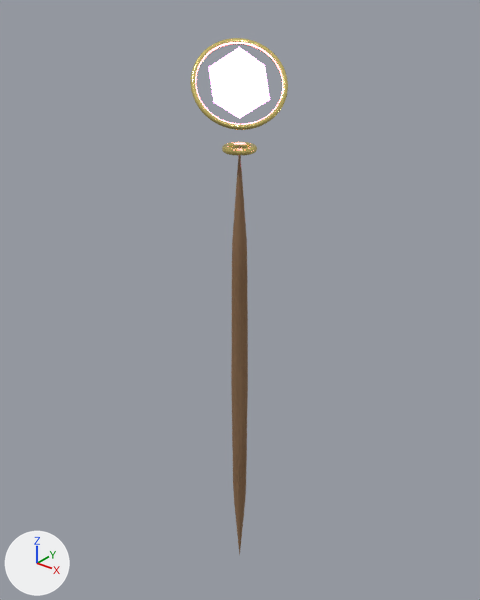
One commit to the glTF model public/assets/3d/magic_staff_crystal.glb: the scene before it, then after it.
Camera for both pictures: a 50 mm lens placed at (1.135, -1.416, 1.97), pointed at (-0.039, 0.051, 1.061). The axes (+X, +Y, +Z) are drawn at lower left. The lights are the same throughout. The older version comes first. Where no turn or scale is listed for an object, it has been applied to the vertices. Vertices at exactly the same position are counted once.

The older version as bpy lines, for what is in view:
```python
me_cylinder = bpy.data.meshes.new('Cylinder')
me_cylinder.from_pydata(...)  # 194 vertices, 384 faces; spans x -0.03..0.03, y -0.03..0.03, z -0.77..0.77
me_cylinder.materials.append(mat_staffwood)  # brown #906f50
me_icosphere = bpy.data.meshes.new('Icosphere')
me_icosphere.from_pydata(...)  # an icosphere of 20 faces spanning x -0.08..0.08, y -0.077..0.077, z -0.09..0.09
me_icosphere.materials.append(mat_crystalcore)  # purple #da7cff, glowing purple #e795ff
me_torus = bpy.data.meshes.new('Torus')
me_torus.from_pydata(...)  # a torus around z (ring radius 0.038, tube radius 0.01) spanning x -0.048..0.048, y -0.048..0.048, z -0.01..0.01
me_torus.materials.append(mat_staffgold)  # yellow #f9e589
me_torus_001 = bpy.data.meshes.new('Torus.001')
me_torus_001.from_pydata(...)  # a torus around z (ring radius 0.12, tube radius 0.008) spanning x -0.128..0.128, y -0.128..0.128, z -0.008..0.008
me_torus_001.materials.append(mat_staffgold)  # yellow #f9e589
ob_cylinder = bpy.data.objects.new('Cylinder', me_cylinder)
ob_cylinder.location = (0.0, 0.0, 0.8)
ob_icosphere = bpy.data.objects.new('Icosphere', me_icosphere)
ob_icosphere.location = (0.0, 0.0, 1.72)
ob_torus = bpy.data.objects.new('Torus', me_torus)
ob_torus.location = (0.0, 0.0, 1.55)
ob_torus_001 = bpy.data.objects.new('Torus.001', me_torus_001)
ob_torus_001.location = (0.0, 0.0, 1.72)
ob_torus_001.rotation_euler = (0.611, 0.785, 0.0)  # degrees (35, 45, 0)
```
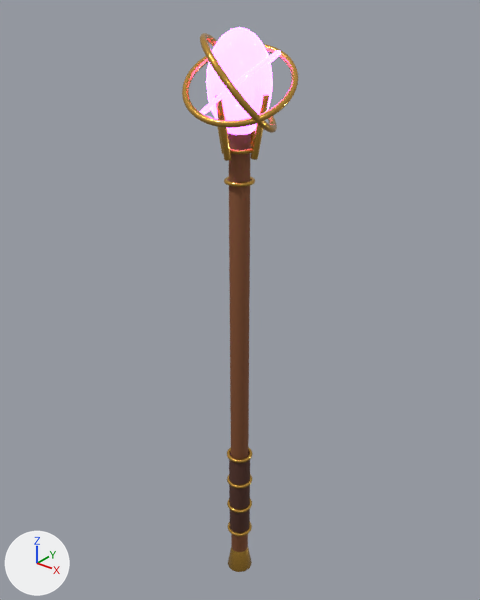
Where the change shows, as pixel boxes (x1, y1, x2, y2) in the pictures (480 x 600 px):
'Cylinder', reshaped (33% wider): before (231, 142, 248, 555); after (228, 133, 251, 552)
'Crystal_FacetedCore', added: after (206, 27, 273, 135)
'Icosphere', deleted: before (209, 47, 270, 119)
'Torus.001', reshaped, turned, recoloured: before (190, 38, 288, 130); after (200, 50, 281, 115)
'Crystal_Orbit_A', added (orange): after (182, 44, 298, 128)
'Staff_LeatherGrip', added (brown): after (229, 452, 250, 533)
'Crystal_Orbit_B', added: after (200, 33, 277, 133)
'Staff_Ferrule', added (orange): after (228, 546, 252, 572)
'Torus', deleted: before (222, 142, 257, 156)
'Crystal_Prongs_4', added: after (215, 95, 231, 161)
'Crystal_Prongs_1', added: after (251, 94, 269, 160)
'Staff_Collar_5', added: after (224, 177, 255, 187)
'Staff_Collar_4', added: after (227, 447, 253, 463)
'Staff_Collar_2', added: after (227, 499, 252, 513)
'Staff_Collar_3', added: after (227, 475, 252, 488)
'Staff_Collar_1', added: after (228, 522, 252, 536)
'Staff_Collar_6', added: after (230, 145, 253, 154)
'Crystal_Prongs_3', added (mostly hidden): after (218, 127, 223, 154)
'Crystal_Prongs_2', added (mostly hidden): after (251, 130, 255, 145)

Patch to the scene script:
```diff
--- a/public/assets/3d/magic_staff_crystal.glb.py
+++ b/public/assets/3d/magic_staff_crystal.glb.py
@@ me_cylinder @@
-me_cylinder.from_pydata(...)  # 194 vertices, 384 faces; spans x -0.03..0.03, y -0.03..0.03, z -0.77..0.77
-me_cylinder.materials.append(mat_staffwood)  # brown #906f50
+me_cylinder.from_pydata(...)  # 216 vertices, 428 faces; spans x -0.03..0.03, y -0.03..0.03, z -0.8..0.8
+# me_cylinder part 2: 194 vertices removed from x -0.03..0.03, y -0.03..0.03, z -0.77..0.77; 216 vertices added at x -0.03..0.03, y -0.03..0.03, z -0.8..0.8
+me_cylinder.materials.append(mat_staffv3_runewood)  # brown #814d2c
@@ me_torus_001 @@
 # used by ob_torus_001; location = (0.0, 0.0, 1.72); rotation_euler = (0.611, 0.785, 0.0), in degrees (35, 45, 0)
-me_torus_001.from_pydata(...)  # 576 vertices, 1152 faces; spans x -0.128..0.128, y -0.128..0.128, z -0.008..0.008
-me_torus_001.materials.append(mat_staffgold)  # yellow #f9e589
+me_torus_001.from_pydata(...)  # 384 vertices, 768 faces; spans x -0.132..0.132, y -0.132..0.132, z -0.006..0.006
+# me_torus_001 part 1: 576 vertices removed from x -0.128..0.128, y -0.128..0.128, z -0.008..0.008; 384 vertices added at x -0.132..0.132, y -0.132..0.132, z -0.006..0.006, forming a torus around z (ring radius 0.126, tube radius 0.006)
+me_torus_001.materials.append(mat_staffv3_crystalcore)  # purple #7c50e5, glowing purple #c461ff
@@ ob_icosphere @@
-ob_icosphere = bpy.data.objects.new('Icosphere', me_icosphere)
@@ ob_torus @@
-ob_torus = bpy.data.objects.new('Torus', me_torus)
@@ ob_torus_001 @@
 ob_torus_001.location = (0.0, 0.0, 1.72)
-ob_torus_001.rotation_euler = (0.611, 0.785, 0.0)  # degrees (35, 45, 0)
+ob_torus_001.rotation_euler = (0.15, -0.65, 0.2)  # degrees (8.6, -37, 11)
@@ ob_staff_leathergrip @@
+ob_staff_leathergrip = bpy.data.objects.new('Staff_LeatherGrip', me_cylinder_001)  # 216 vertices, 428 faces; spans x -0.036..0.036, y -0.036..0.036, z -0.17..0.17; in mat_staffv3_leathergrip (brown #4d2c21)
+ob_staff_leathergrip.location = (0.0, 0.0, 0.34)
@@ ob_staff_ferrule @@
+ob_staff_ferrule = bpy.data.objects.new('Staff_Ferrule', me_cone)  # 192 vertices, 380 faces; spans x -0.0445..0.0445, y -0.0445..0.0445, z -0.06..0.06; in mat_staffv3_antiquegold (orange #ddaa4b)
+ob_staff_ferrule.location = (0.0, 0.0, 0.06)
@@ ob_staff_collar_6 @@
+ob_staff_collar_6 = bpy.data.objects.new('Staff_Collar_6', me_torus_005)  # a torus around z (ring radius 0.038, tube radius 0.006) spanning x -0.044..0.044, y -0.044..0.044, z -0.006..0.006; in mat_staffv3_antiquegold (orange #ddaa4b)
+ob_staff_collar_6.location = (0.0, 0.0, 1.55)
@@ ob_staff_collar_5 @@
+ob_staff_collar_5 = bpy.data.objects.new('Staff_Collar_5', me_torus_005.copy())
+ob_staff_collar_5.location = (0.0, 0.0, 1.46)
@@ ob_staff_collar_4 @@
+ob_staff_collar_4 = bpy.data.objects.new('Staff_Collar_4', me_torus_005.copy())
+ob_staff_collar_4.location = (0.0, 0.0, 0.51)
@@ ob_staff_collar_3 @@
+ob_staff_collar_3 = bpy.data.objects.new('Staff_Collar_3', me_torus_005.copy())
+ob_staff_collar_3.location = (0.0, 0.0, 0.4)
@@ ob_staff_collar_2 @@
+ob_staff_collar_2 = bpy.data.objects.new('Staff_Collar_2', me_torus_005.copy())
+ob_staff_collar_2.location = (0.0, 0.0, 0.29)
@@ ob_staff_collar_1 @@
+ob_staff_collar_1 = bpy.data.objects.new('Staff_Collar_1', me_torus_005.copy())
+ob_staff_collar_1.location = (0.0, 0.0, 0.18)
@@ ob_crystal_prongs_4 @@
+ob_crystal_prongs_4 = bpy.data.objects.new('Crystal_Prongs_4', me_cylinder_005)  # 120 vertices, 236 faces; spans x -0.01..0.01, y -0.027..0.027, z -0.087..0.087; in mat_staffv3_antiquegold (orange #ddaa4b)
+ob_crystal_prongs_4.location = (0.0, -0.068, 1.615)
@@ ob_crystal_prongs_3 @@
+ob_crystal_prongs_3 = bpy.data.objects.new('Crystal_Prongs_3', me_cylinder_004)  # 120 vertices, 236 faces; spans x -0.027..0.027, y -0.01..0.01, z -0.087..0.087; in mat_staffv3_antiquegold (orange #ddaa4b)
+ob_crystal_prongs_3.location = (-0.068, 0.0, 1.615)
@@ ob_crystal_prongs_2 @@
+ob_crystal_prongs_2 = bpy.data.objects.new('Crystal_Prongs_2', me_cylinder_003)  # 120 vertices, 236 faces; spans x -0.01..0.01, y -0.027..0.027, z -0.087..0.087; in mat_staffv3_antiquegold (orange #ddaa4b)
+ob_crystal_prongs_2.location = (0.0, 0.068, 1.615)
@@ ob_crystal_prongs_1 @@
+ob_crystal_prongs_1 = bpy.data.objects.new('Crystal_Prongs_1', me_cylinder_002)  # 120 vertices, 236 faces; spans x -0.027..0.027, y -0.01..0.01, z -0.087..0.087; in mat_staffv3_antiquegold (orange #ddaa4b)
+ob_crystal_prongs_1.location = (0.068, 0.0, 1.615)
@@ ob_crystal_orbit_b @@
+ob_crystal_orbit_b = bpy.data.objects.new('Crystal_Orbit_B', me_torus_007)  # 480 vertices, 960 faces; spans x -0.12..0.12, y -0.139..0.139, z -0.122..0.122; in mat_staffv3_antiquegold (orange #ddaa4b)
+ob_crystal_orbit_b.location = (0.0, 0.0, 1.72)
@@ ob_crystal_orbit_a @@
+ob_crystal_orbit_a = bpy.data.objects.new('Crystal_Orbit_A', me_torus_006)  # 480 vertices, 960 faces; spans x -0.151..0.151, y -0.133..0.133, z -0.09..0.09; in mat_staffv3_antiquegold (orange #ddaa4b)
+ob_crystal_orbit_a.location = (0.0, 0.0, 1.72)
@@ ob_crystal_facetedcore @@
+ob_crystal_facetedcore = bpy.data.objects.new('Crystal_FacetedCore', me_icosphere_1)  # an icosphere of 320 faces spanning x -0.087..0.087, y -0.087..0.087, z -0.137..0.137; in mat_staffv3_crystalcore (purple #7c50e5, glowing purple #c461ff)
+ob_crystal_facetedcore.location = (0.0, 0.0, 1.72)
```
